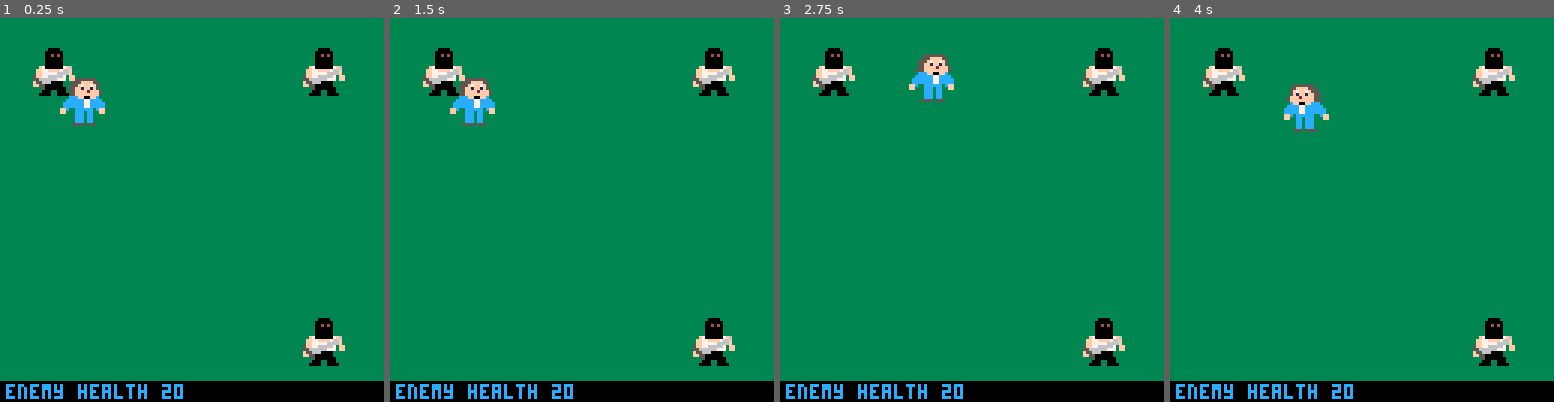
Above: before the commit, frames 1-4 (left to right).
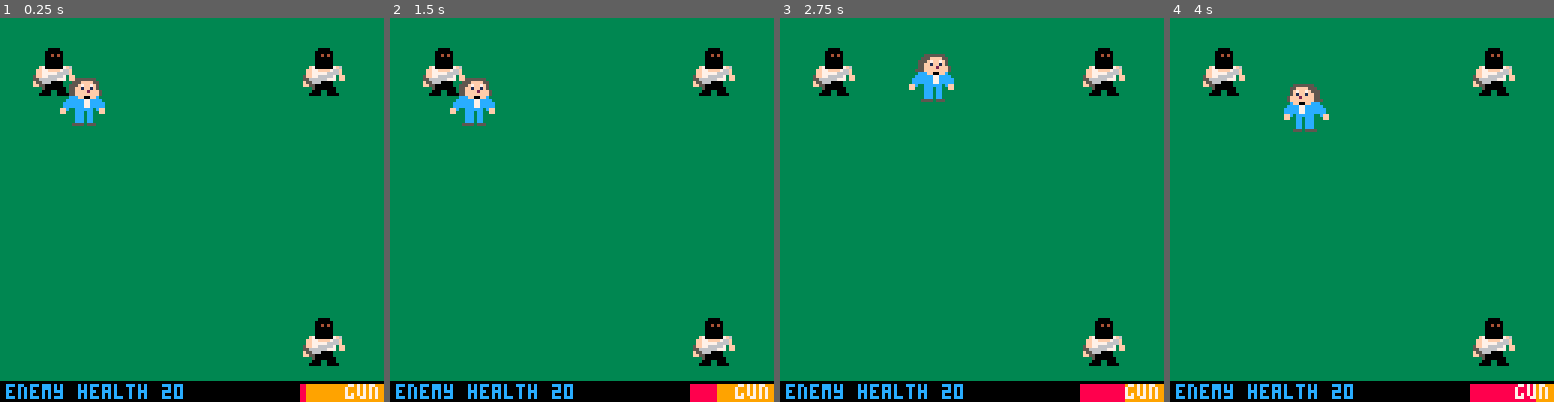
Above: after the commit, the same moments.

Repository: welucas2/pico-8-carts
Game: PICO-8 cartridge rowsdower.p8
The game is run twice, just before and just after one commit, with the same random seed, the same clock (stepped at 60 frames per second) and the same inputs.
Inputs:
- Up to frame 1 (0.25 s): no input
- Up to frame 2 (1.5 s): tap X (X key) at 0.33, 1.07 s; tap O (Z key) at 0.7 s
- Up to frame 3 (2.75 s): hold Right 1.6-2.1 s; tap O (Z key) at 1.7, 2.1, 2.5 s; tap X (X key) at 1.85 s; hold Up 2.15-2.42 s; hold Right from 2.47 s (still down)
- Up to frame 4 (4 s): tap O (Z key) at 2.9, 3.3, 3.7 s; tap X (X key) at 2.97 s; release Right at 3.03 s; hold Left 3.08-3.58 s; hold Down 3.63-3.97 s

The runs differ from the first frame. In frame 1, 1.0% of the frame differs, in the area x 78-100%, y 95-100%; in frame 2, 1.0%; in frame 3, 1.0%; in frame 4, 1.0%.

Commit message:
Gun reload bar

Diff:
--- a/rowsdower.p8
+++ b/rowsdower.p8
@@ -218,6 +218,12 @@
  end
 end
 
+function draw_gun_reload_box()
+ rectfill(100, 122, 127, 127, 9)
+ rectfill(100, 122, 100+min(27,27*(time()-gun_last_fired)/gun_reload_time), 127, 8)
+ print('gun', 115, 122, 7)
+end
+
 function init_level(level_number)
  if level_number == 1 then
   enemies[1] = init_cultist(100, 100)
@@ -251,6 +257,7 @@
  --  print('fight, rowsdower!', 2, 122, 12)
  print('enemy health '..enemies[1].health, 2, 122, 12)
 --  print(gun_min_arc..'   '..gun_max_arc, 2, 122, 12)
+ draw_gun_reload_box()
 end
 
 __gfx__
